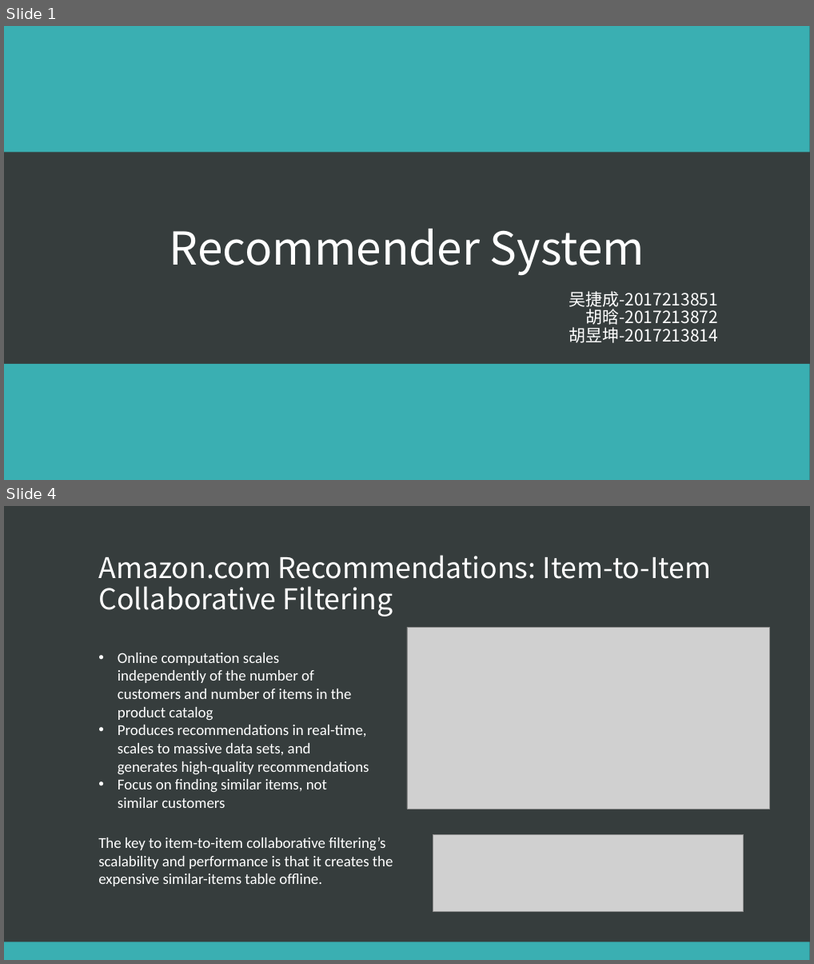
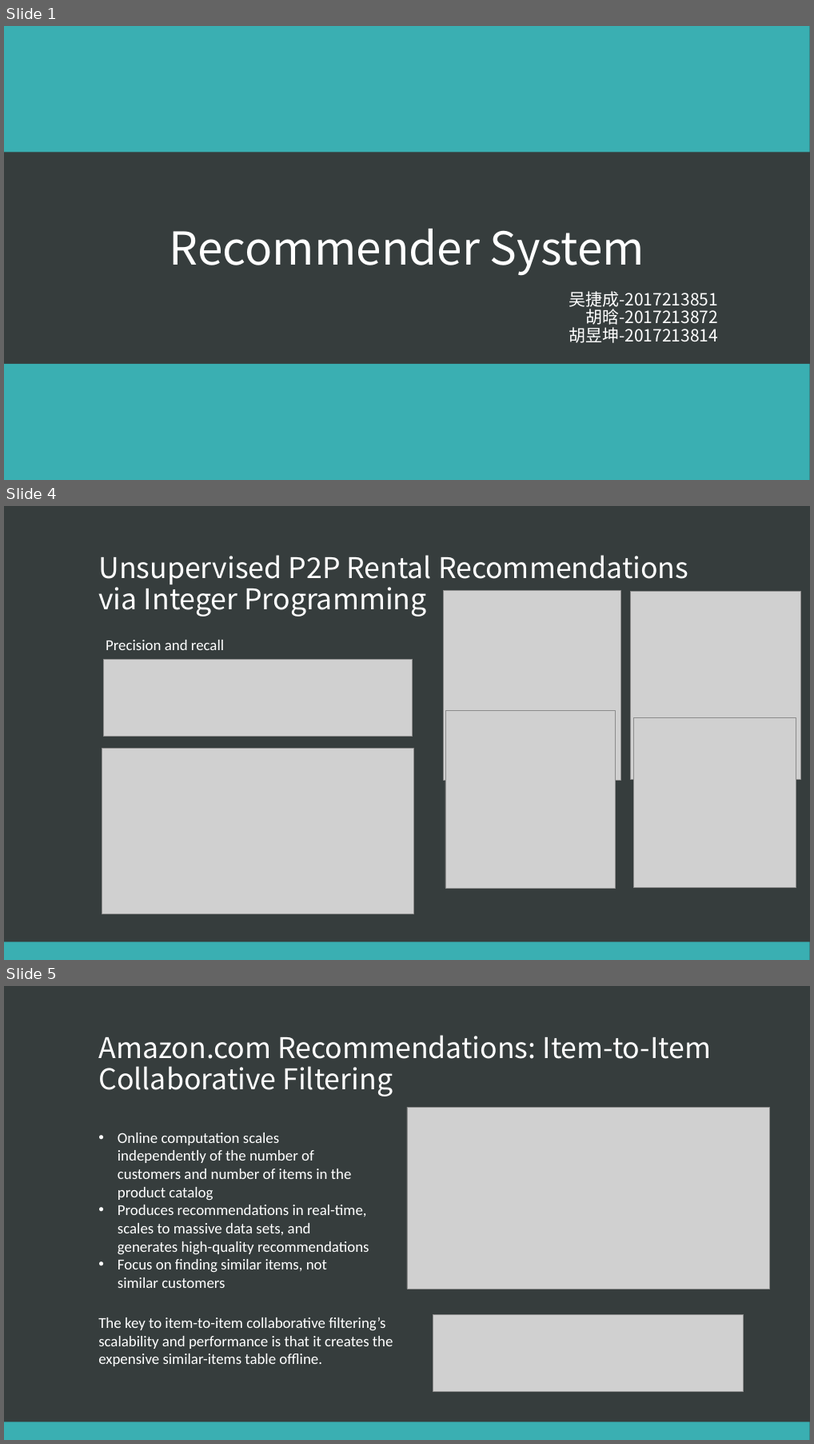
Before and after one commit to Jason2031/THUDataMiningHomework, a slide deck: 作业1/Recommender System.pptx. Shown one above the other, each under a label of ours: slides 1 and 4 before the commit, slides 1, 4 and 5 after it; the slides between them are not shown. The pictures are 814x964 and 814x1444 pixels, drawn with LibreOffice and Linux fonts; fonts in the diff are those of the drawing; grey boxes stand for pictures. Boxes give left, top, right and bottom in pixels: in the first picture for what was removed or moved away, otherwise in the second. Text is boxed around its words. In the diff, an @@ line names an element or a change of style, - is before the commit and + after.

```diff
--- a/作业1/Recommender System.pptx
+++ b/作业1/Recommender System.pptx
@@ slide 4 added at box(4, 506, 810, 960), background #363D3D; not listed: 1 template element that a slide beside it also shows @@
@@ title added at box(98, 555, 689, 616), 34 pt, text #FFFFFF @@
+Unsupervised P2P Rental Recommendations via Integer Programming
@@ picture added at box(444, 591, 621, 780) @@
@@ picture added at box(630, 592, 802, 780) @@
@@ text added at box(106, 640, 224, 650), 18 pt, text #FFFFFF @@
+Precision and recall
@@ picture added at box(103, 659, 412, 736) @@
@@ picture added at box(446, 711, 616, 888) @@
@@ picture added at box(634, 718, 797, 887) @@
@@ picture added at box(102, 748, 414, 913) @@
@@ what was slide 4 is now slide 5 @@
```
Also in this commit, not shown: 1 slide changed, 1 other slide added, 2 slides removed.
